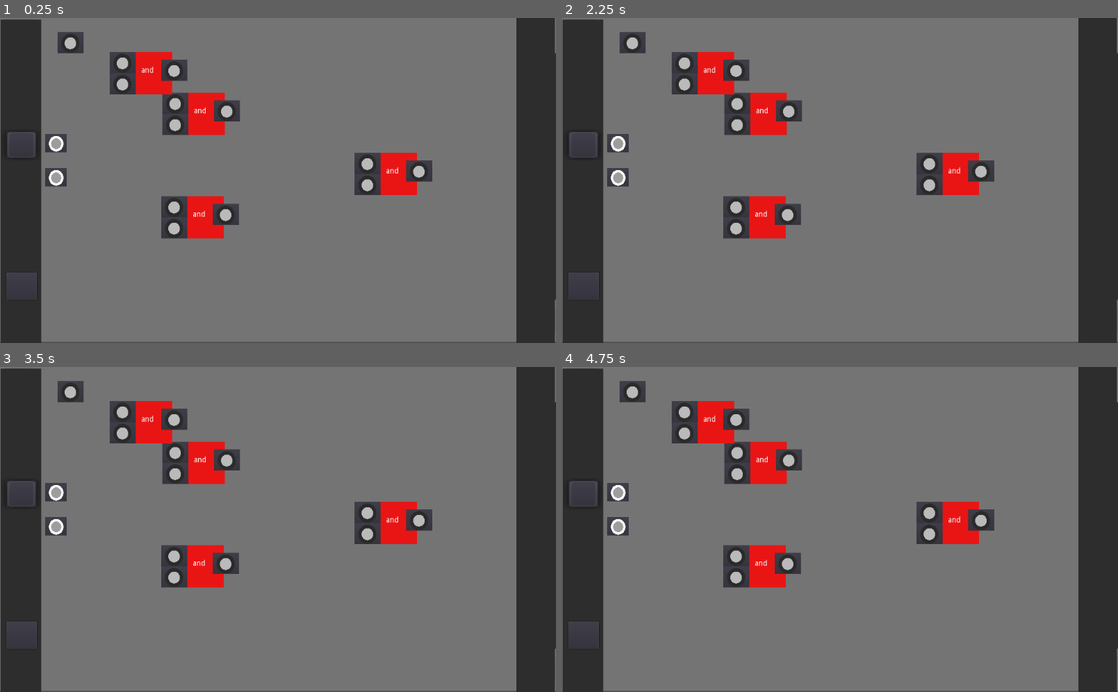
Above: before the commit, frames 1-4 (two rows, left to right).
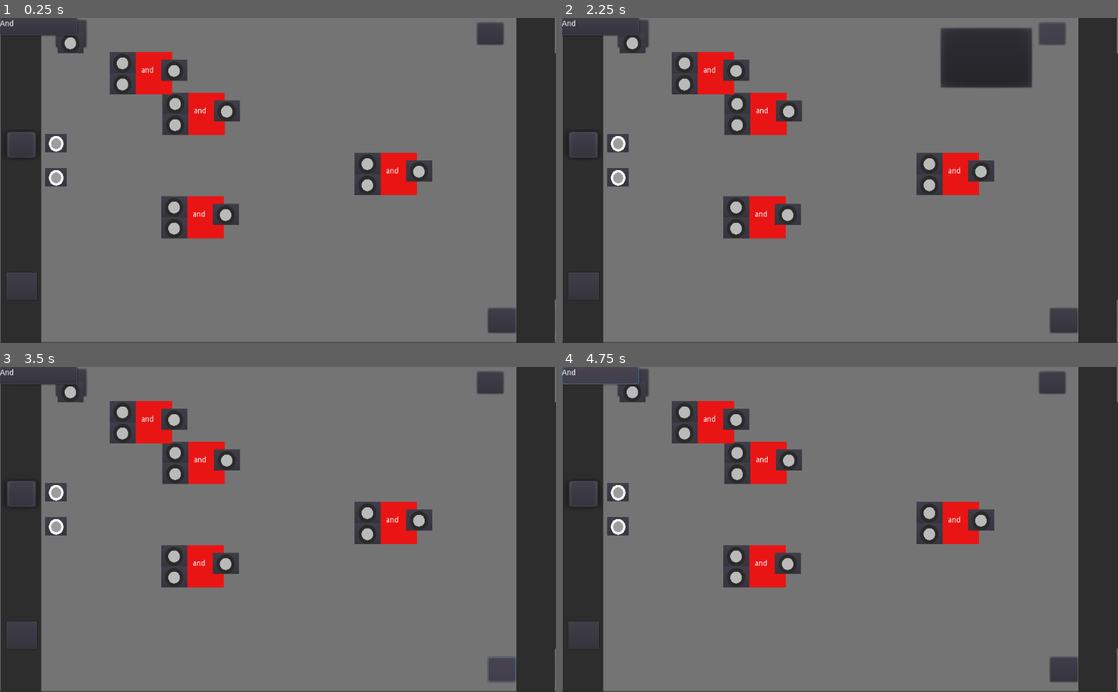
Above: after the commit, the same moments.

Repository: Boyquotes/Logic_Gates
Game: Godot game, scene res://Control.tscn
Two runs of this game, one before a commit and one after it. Both use one fixed random seed, a clock stepped at 60 frames per second and the inputs below. This scene is started directly instead of the project's main scene.
Inputs (mouse positions are in pixels of both pictures, inside the frame that each line leads up to; where the layout moved, square brackets give the same spot in the first picture):
- Up to frame 1 (0.25 s): no input
- Up to frame 2 (2.25 s): click (578, 34) at 0.5 s; click (1101, 34) at 1.25 s; click (1051, 34) at 2.02 s
- Up to frame 3 (3.5 s): click (500, 669) at 2.77 s
- Up to frame 4 (4.75 s): click (634, 383) at 3.52 s; click (600, 376) [578, 383] at 4.25 s

The runs differ from the first frame. In frame 1, 1.3% of the frame differs, in the area x 0-93%, y 0-98%; in frame 2, 4.3%; in frame 3, 1.3%; in frame 4, 1.6%.
Error before the commit: Invalid get index 'selected' (on base: 'Node2D'). (res://plug.gd:53)
Error after the commit: Unable to iterate on object of type 'Nil'. (res://add.gd:13)

Commit message:
made a popup wich allows you to add gates

Diff:
--- a/Control.tscn
+++ b/Control.tscn
@@ -7,6 +7,8 @@
 [ext_resource path="res://output_board.tscn" type="PackedScene" id=5]
 [ext_resource path="res://board.tscn" type="PackedScene" id=6]
 [ext_resource path="res://gate.tscn" type="PackedScene" id=7]
+[ext_resource path="res://gate_popup.tscn" type="PackedScene" id=8]
+[ext_resource path="res://add.tscn" type="PackedScene" id=9]
 
 [node name="Control" type="Control"]
 anchor_right = 1.0
@@ -39,3 +41,8 @@
 icon = ExtResource( 4 )
 
 [node name="gate" parent="." instance=ExtResource( 7 )]
+
+[node name="gate_popup" parent="." instance=ExtResource( 8 )]
+
+[node name="add" parent="." instance=ExtResource( 9 )]
+[connection signal="pressed" from="add" to="board" method="_on_add_pressed"]
--- /dev/null
+++ b/add.gd
@@ -0,0 +1,27 @@
+extends Button
+
+
+
+func _on_add_pressed():
+	var my_nm = self.get_name()
+	var p = self.get_parent().get_parent()
+	var file = File.new()
+	file.open("user://gates", File.READ)
+	var data = []
+	data = parse_json(file.get_line())
+	var table
+	for i in data:
+		if my_nm == i["name"]:
+			table = i["table"]
+			break
+	var gate = load("res://gate.tscn").instance()
+	var inputs = 0
+	var i = 1
+	while i != len(table):
+		i = i * 2
+		inputs += 1
+
+	gate.output_table = table
+	gate.num_inputs = inputs
+	gate.num_outputs = len(table[0])
+	p.add_child(gate)
--- /dev/null
+++ b/add.tscn
@@ -0,0 +1,18 @@
+[gd_scene load_steps=2 format=2]
+
+[ext_resource path="res://add.gd" type="Script" id=1]
+
+[node name="add" type="Button"]
+margin_right = 142.0
+margin_bottom = 33.0
+script = ExtResource( 1 )
+__meta__ = {
+"_edit_use_anchors_": false
+}
+
+[node name="Label" type="Label" parent="."]
+margin_top = 4.75682
+margin_right = 135.0
+margin_bottom = 32.7568
+text = "And"
+[connection signal="pressed" from="." to="." method="_on_add_pressed"]
--- a/board.tscn
+++ b/board.tscn
@@ -1,9 +1,11 @@
-[gd_scene load_steps=5 format=2]
+[gd_scene load_steps=7 format=2]
 
 [ext_resource path="res://output_board.tscn" type="PackedScene" id=1]
 [ext_resource path="res://input_board.tscn" type="PackedScene" id=2]
+[ext_resource path="res://save.gd" type="Script" id=3]
 [ext_resource path="res://board.gd" type="Script" id=4]
 [ext_resource path="res://gate.tscn" type="PackedScene" id=5]
+[ext_resource path="res://gate_popup.tscn" type="PackedScene" id=6]
 
 [node name="board" type="ColorRect"]
 margin_left = -1.92297
@@ -11,6 +13,7 @@
 margin_right = 1053.08
 margin_bottom = 599.0
 color = Color( 0.458824, 0.458824, 0.458824, 1 )
+script = ExtResource( 3 )
 __meta__ = {
 "_edit_use_anchors_": false
 }
@@ -37,6 +40,49 @@
 "_edit_use_anchors_": false
 }
 
+[node name="add_output" type="Button" parent="."]
+margin_left = 972.281
+margin_top = 15.8316
+margin_right = 1022.28
+margin_bottom = 57.8316
+__meta__ = {
+"_edit_use_anchors_": false
+}
+
+[node name="open_popup" type="Button" parent="."]
+margin_left = 881.056
+margin_top = 17.7194
+margin_right = 929.056
+margin_bottom = 57.7194
+__meta__ = {
+"_edit_use_anchors_": false
+}
+
+[node name="remove_gate" type="Button" parent="."]
+margin_left = 901.402
+margin_top = 544.617
+margin_right = 952.402
+margin_bottom = 589.617
+__meta__ = {
+"_edit_use_anchors_": false
+}
+
+[node name="gate_popup" parent="." instance=ExtResource( 6 )]
+visible = false
+margin_left = 695.228
+margin_top = 15.6417
+margin_right = 868.228
+margin_bottom = 130.641
+
+[node name="Save" type="Button" parent="."]
+margin_left = 104.77
+margin_top = 13.2143
+margin_right = 160.77
+margin_bottom = 63.2143
+__meta__ = {
+"_edit_use_anchors_": false
+}
+
 [node name="gate" parent="." instance=ExtResource( 5 )]
 margin_left = 323.528
 margin_top = 337.748
@@ -54,14 +100,7 @@
 margin_top = 147.085
 margin_right = 366.359
 margin_bottom = 187.085
-
-[node name="add_output" type="Button" parent="."]
-margin_left = 972.281
-margin_top = 15.8316
-margin_right = 1022.28
-margin_bottom = 57.8316
-__meta__ = {
-"_edit_use_anchors_": false
-}
 [connection signal="pressed" from="remove_output" to="output_board" method="_on_remove_output_pressed"]
 [connection signal="pressed" from="add_output" to="output_board" method="_on_add_output_pressed"]
+[connection signal="pressed" from="open_popup" to="gate_popup" method="_on_add_gate_pressed"]
+[connection signal="pressed" from="Save" to="." method="_on_Save_pressed"]
--- a/gate.gd
+++ b/gate.gd
@@ -42,6 +42,7 @@
 
 
 func _ready():
+
 	if num_inputs > num_outputs:
 		self.rect_size = Vector2(len(txt) * 10 + 60, 39 * num_inputs)
 
--- /dev/null
+++ b/gate_pop.gd
@@ -0,0 +1,14 @@
+extends PopupMenu
+
+
+func _on_add_gate_pressed():
+	popup()
+	var btn_tmp = load("res://add.tscn")
+	var file = File.new()
+	file.open("user://gates", File.READ)
+	var data = []
+	data = parse_json(file.get_line())
+	for i in data:
+		var new_btn = btn_tmp.instance()
+		new_btn.set_name(i["name"])
+		self.add_child(new_btn)
--- /dev/null
+++ b/gate_popup.tscn
@@ -0,0 +1,16 @@
+[gd_scene load_steps=2 format=2]
+
+[ext_resource path="res://gate_pop.gd" type="Script" id=1]
+
+[node name="gate_popup" type="PopupMenu"]
+visible = true
+margin_left = 329.833
+margin_top = 50.7575
+margin_right = 502.833
+margin_bottom = 165.757
+script = ExtResource( 1 )
+__meta__ = {
+"_edit_use_anchors_": false
+}
+[connection signal="mouse_entered" from="." to="." method="_on_gate_popup_mouse_entered"]
+[connection signal="mouse_exited" from="." to="." method="_on_gate_popup_mouse_exited"]
--- a/plug.gd
+++ b/plug.gd
@@ -56,10 +56,11 @@
 			if c:
 				for i in board.get_children():
 					var nm = i.get_name()
-					if not "input_board" in nm and not "output_board" in nm and not "remove_out" in nm and not "add_output" in nm:
+					if not "input_board" in nm and not "output_board" in nm and not "remove_out" in nm and not "add_output" in nm and not "open_popup" in nm and not "remove_gate" in nm and not "gate_popup" in nm and not "Save" in nm:
 						for ii in i.get_children():
 							if "Label" in ii.get_name():
 								continue
+							print("out ", ii.get_name())
 							if out != ii.out and ii.selected:
 								if out:
 									ii.lead = self
--- /dev/null
+++ b/save.gd
@@ -0,0 +1,17 @@
+extends ColorRect
+
+
+
+func _on_Save_pressed():
+	pass
+	#var data = []
+	#var d = {
+	#	name = "and",
+	#	table = ["0", "0", "0", "1"]
+	#}
+	#data.append(d)
+
+
+
+func _on_add_pressed():
+	pass
Not shown: 1 places in Control.tscn that only renumber resources
Not shown, added: gates
